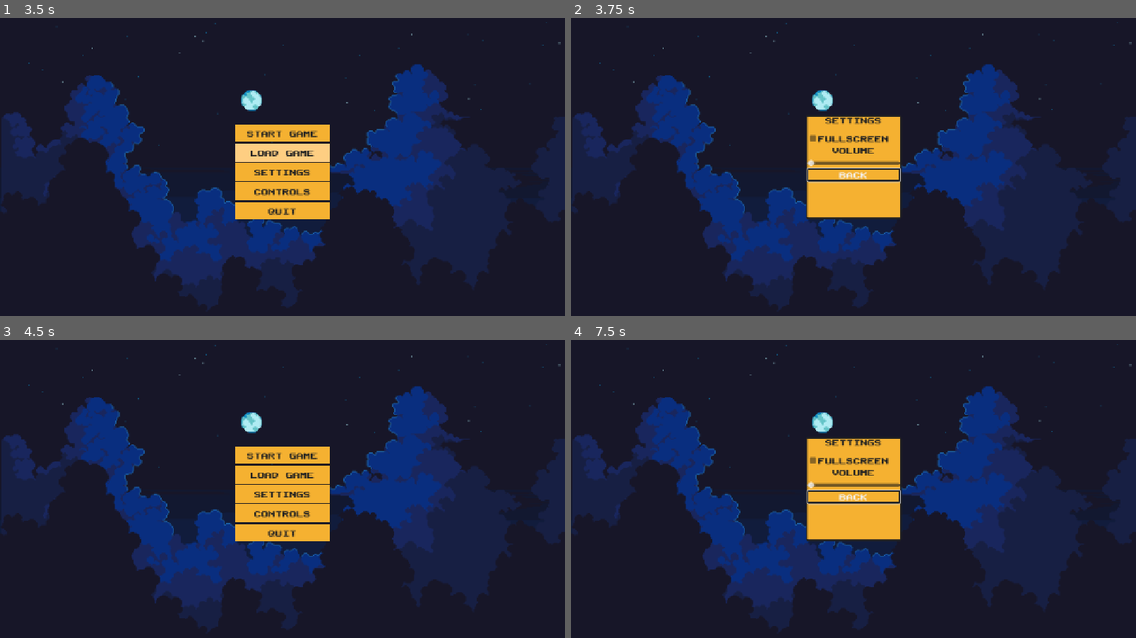
Above: before the commit, frames 1-4 (two rows, left to right).
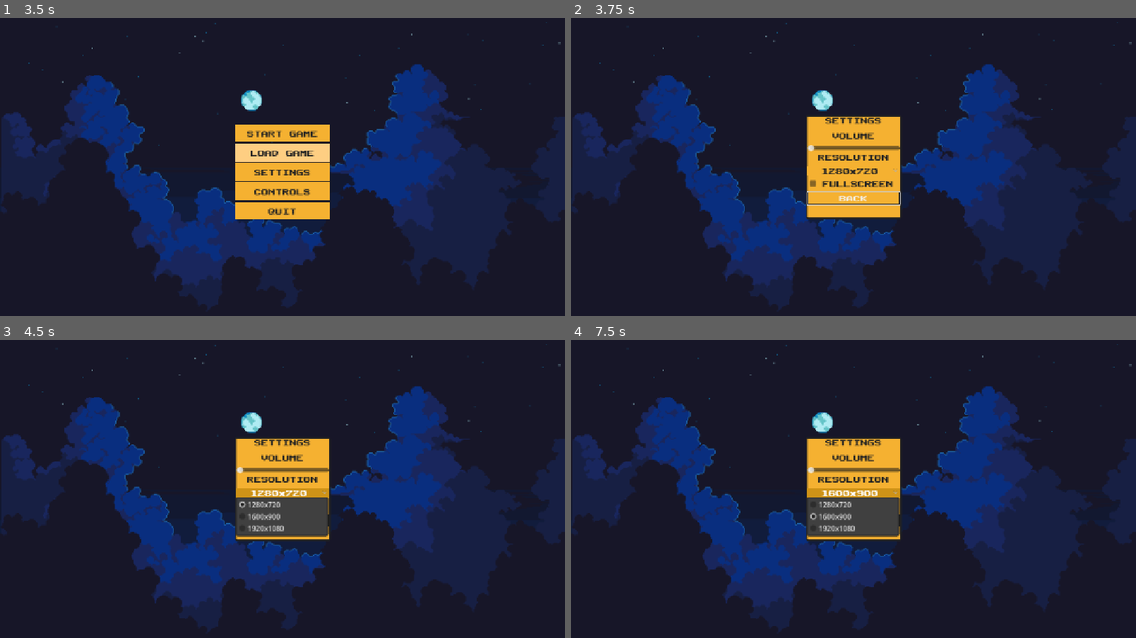
Above: after the commit, the same moments.

Repository: fabiolrodriguez/indie-game-starter-kit
Game: Godot game, scene res://scenes/main_menu/main_menu.tscn
Same seed, same stepped clock (60 frames per second), same inputs: the game is played once before the commit and once after it.
Inputs (mouse positions are in pixels of both pictures, inside the frame that each line leads up to):
- Up to frame 1 (3.5 s): click "START GAME" at 0.5 s; click "START GAME" at 1.25 s; click "START GAME" at 2 s; click "LOAD GAME" at 2.75 s
- Up to frame 2 (3.75 s): click "SETTINGS" at 3.5 s
- Up to frame 3 (4.5 s): click (282, 491) at 4.25 s, where only the run after the commit has a clickable "1280x720"
- Up to frame 4 (7.5 s): click (853, 491) at 5 s, where only the run after the commit has a clickable "1280x720"; click (853, 491) at 5.75 s, where only the run after the commit has a clickable "1280x720"; click (853, 521) at 6.5 s, where only the run after the commit has a clickable "BACK"; click (853, 491) at 7.25 s, where only the run after the commit has a clickable "1600x900"

Frame 1 is identical in both runs. In frame 2, 2.0% of the frame differs, in the area x 41-59%, y 38-64%; in frame 3, 4.2%, in the area x 41-59%, y 33-68%; in frame 4, 3.7%.

Commit message:
working on resolution settings

Diff:
--- a/scenes/main_menu/main_menu.tscn
+++ b/scenes/main_menu/main_menu.tscn
@@ -35,6 +35,15 @@
 corner_radius_top_right = 4
 corner_radius_bottom_right = 4
 corner_radius_bottom_left = 4
+
+[sub_resource type="StyleBoxFlat" id="StyleBoxFlat_qel0l"]
+bg_color = Color(0.9607843, 0.69411767, 0.19215687, 1)
+
+[sub_resource type="StyleBoxFlat" id="StyleBoxFlat_dn3lk"]
+bg_color = Color(0.8117647, 0.5764706, 0.09019608, 1)
+
+[sub_resource type="StyleBoxFlat" id="StyleBoxFlat_rrgl4"]
+bg_color = Color(0.99607843, 0.8039216, 0.50980395, 1)
 
 [sub_resource type="StyleBoxFlat" id="StyleBoxFlat_5seab"]
 bg_color = Color(0.9607843, 0.69411767, 0.19215687, 1)
@@ -187,23 +196,41 @@
 text = "SETTINGS	"
 horizontal_alignment = 1
 
+[node name="VolumeLabel" type="Label" parent="menu/SettingsPanel/MarginContainer/VBoxContainer" unique_id=1561229315]
+custom_minimum_size = Vector2(0, 25)
+layout_mode = 2
+theme_override_colors/font_color = Color(0.13333334, 0.13333334, 0.13333334, 1)
+theme_override_fonts/font = ExtResource("1_fsom3")
+text = "VOLUME"
+horizontal_alignment = 1
+
+[node name="VolumeSlider" type="HSlider" parent="menu/SettingsPanel/MarginContainer/VBoxContainer" unique_id=2069249067]
+layout_mode = 2
+
+[node name="ResolutionLabel" type="Label" parent="menu/SettingsPanel/MarginContainer/VBoxContainer" unique_id=557950461]
+custom_minimum_size = Vector2(0, 25)
+layout_mode = 2
+theme_override_colors/font_color = Color(0.13333334, 0.13333334, 0.13333334, 1)
+theme_override_fonts/font = ExtResource("1_fsom3")
+text = "RESOLUTION"
+horizontal_alignment = 1
+
+[node name="OptionButton" type="OptionButton" parent="menu/SettingsPanel/MarginContainer/VBoxContainer" unique_id=760169461]
+layout_mode = 2
+theme_override_colors/font_color = Color(0.13333334, 0.13333334, 0.13333334, 1)
+theme_override_fonts/font = ExtResource("1_fsom3")
+theme_override_styles/normal = SubResource("StyleBoxFlat_qel0l")
+theme_override_styles/pressed = SubResource("StyleBoxFlat_dn3lk")
+theme_override_styles/hover = SubResource("StyleBoxFlat_rrgl4")
+alignment = 1
+
 [node name="FullscreenCheckbox" type="CheckBox" parent="menu/SettingsPanel/MarginContainer/VBoxContainer" unique_id=1784173247]
 custom_minimum_size = Vector2(0, 30)
 layout_mode = 2
 theme_override_colors/font_color = Color(0.13333334, 0.13333334, 0.13333334, 1)
 theme_override_fonts/font = ExtResource("1_fsom3")
 text = "FULLSCREEN"
-
-[node name="VolumeLabel" type="Label" parent="menu/SettingsPanel/MarginContainer/VBoxContainer" unique_id=1561229315]
-custom_minimum_size = Vector2(0, 25)
-layout_mode = 2
-theme_override_colors/font_color = Color(0.13333334, 0.13333334, 0.13333334, 1)
-theme_override_fonts/font = ExtResource("1_fsom3")
-text = "VOLUME"
-horizontal_alignment = 1
-
-[node name="VolumeSlider" type="HSlider" parent="menu/SettingsPanel/MarginContainer/VBoxContainer" unique_id=2069249067]
-layout_mode = 2
+alignment = 1
 
 [node name="BackButton" type="Button" parent="menu/SettingsPanel/MarginContainer/VBoxContainer" unique_id=1609633977]
 custom_minimum_size = Vector2(0, 30)
@@ -240,8 +267,9 @@
 [connection signal="focus_entered" from="menu/MainPanel/MarginContainer/VBoxContainer/quit" to="." method="_on_quit_focus_entered"]
 [connection signal="mouse_entered" from="menu/MainPanel/MarginContainer/VBoxContainer/quit" to="." method="_on_quit_mouse_entered"]
 [connection signal="pressed" from="menu/MainPanel/MarginContainer/VBoxContainer/quit" to="." method="_on_quit_pressed"]
+[connection signal="changed" from="menu/SettingsPanel/MarginContainer/VBoxContainer/VolumeSlider" to="." method="_on_volume_slider_changed"]
+[connection signal="item_selected" from="menu/SettingsPanel/MarginContainer/VBoxContainer/OptionButton" to="." method="_on_option_button_item_selected"]
 [connection signal="toggled" from="menu/SettingsPanel/MarginContainer/VBoxContainer/FullscreenCheckbox" to="." method="_on_fullscreen_checkbox_toggled"]
-[connection signal="changed" from="menu/SettingsPanel/MarginContainer/VBoxContainer/VolumeSlider" to="." method="_on_volume_slider_changed"]
 [connection signal="focus_entered" from="menu/SettingsPanel/MarginContainer/VBoxContainer/BackButton" to="." method="_on_back_button_focus_entered"]
 [connection signal="mouse_entered" from="menu/SettingsPanel/MarginContainer/VBoxContainer/BackButton" to="." method="_on_back_button_mouse_entered"]
 [connection signal="pressed" from="menu/SettingsPanel/MarginContainer/VBoxContainer/BackButton" to="." method="_on_back_button_pressed"]
--- a/scripts/main_menu.gd
+++ b/scripts/main_menu.gd
@@ -5,9 +5,24 @@
 @onready var start_button = $menu/MainPanel/MarginContainer/VBoxContainer/start
 @onready var back_button = $menu/SettingsPanel/MarginContainer/VBoxContainer/BackButton
 
+@onready var resolution_selector = $menu/SettingsPanel/MarginContainer/VBoxContainer/OptionButton
+
+var resolutions = [
+	Vector2i(1280, 720),
+	Vector2i(1600, 900),
+	Vector2i(1920, 1080)
+]
+
+func setup_resolution_selector():
+	resolution_selector.clear()
+
+	for res in resolutions:
+		resolution_selector.add_item("%dx%d" % [res.x, res.y])
+
 # Called when the node enters the scene tree for the first time.
 func _ready() -> void:
 	settings_panel.visible = false
+	setup_resolution_selector()
 	start_button.grab_focus()
 
 # Called every frame. 'delta' is the elapsed time since the previous frame.
@@ -69,6 +84,13 @@
 
 func _on_fullscreen_checkbox_toggled(toggled_on: bool) -> void:
 	if toggled_on:
-		DisplayServer.window_set_mode(DisplayServer.WINDOW_MODE_FULLSCREEN)
+		SettingsManager.fscr(true)
+		#DisplayServer.window_set_mode(DisplayServer.WINDOW_MODE_FULLSCREEN)
 	else:
-		DisplayServer.window_set_mode(DisplayServer.WINDOW_MODE_WINDOWED)
+		SettingsManager.fscr(false)
+		#DisplayServer.window_set_mode(DisplayServer.WINDOW_MODE_WINDOWED)
+
+func _on_option_button_item_selected(index) -> void:
+	var res = resolutions[index]
+	SettingsManager.apply_resolution(res)
+	#DisplayServer.window_set_size(res)
--- a/scripts/settings_manager.gd
+++ b/scripts/settings_manager.gd
@@ -32,6 +32,15 @@
 	var lang = config.get_value("settings", "language", "pt_BR")
 	#Localization.set_language(lang)
 
+func apply_resolution(menu_resolution):
+	var res = menu_resolution
+
+	DisplayServer.window_set_size(res)
+	# centralizar janela
+	var screen = DisplayServer.screen_get_size()
+	var pos = (screen - res) / 2
+	DisplayServer.window_set_position(pos)
+
 func apply():
 	# volume
 	if volume <= 0:
@@ -45,6 +54,13 @@
 	else:
 		DisplayServer.window_set_mode(DisplayServer.WINDOW_MODE_WINDOWED)
 
+func fscr(checkbox):
+	if checkbox:
+		fullscreen = true
+	else:
+		fullscreen = false
+	apply()
+
 func _ready():
 	#load()
 	apply()
